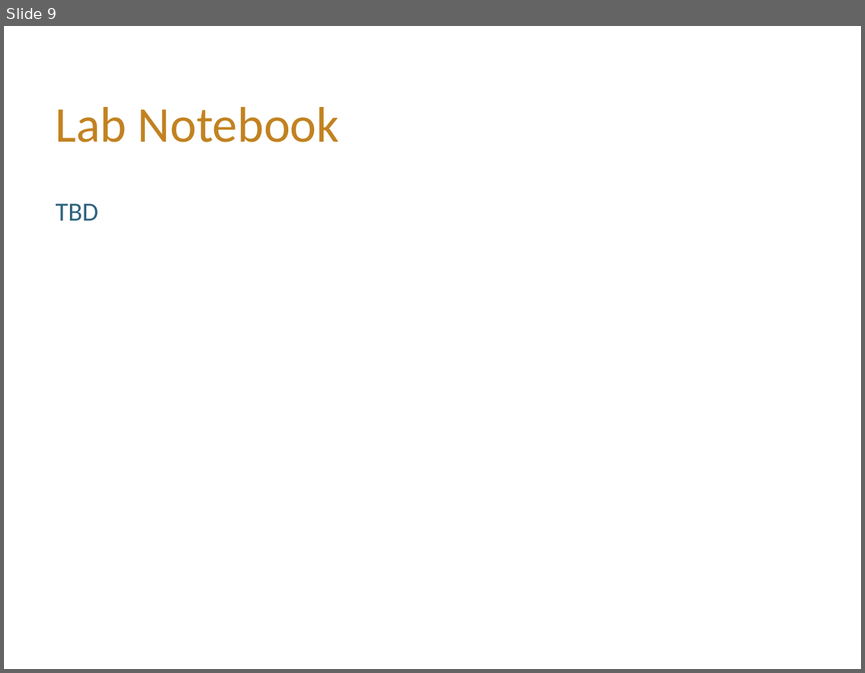
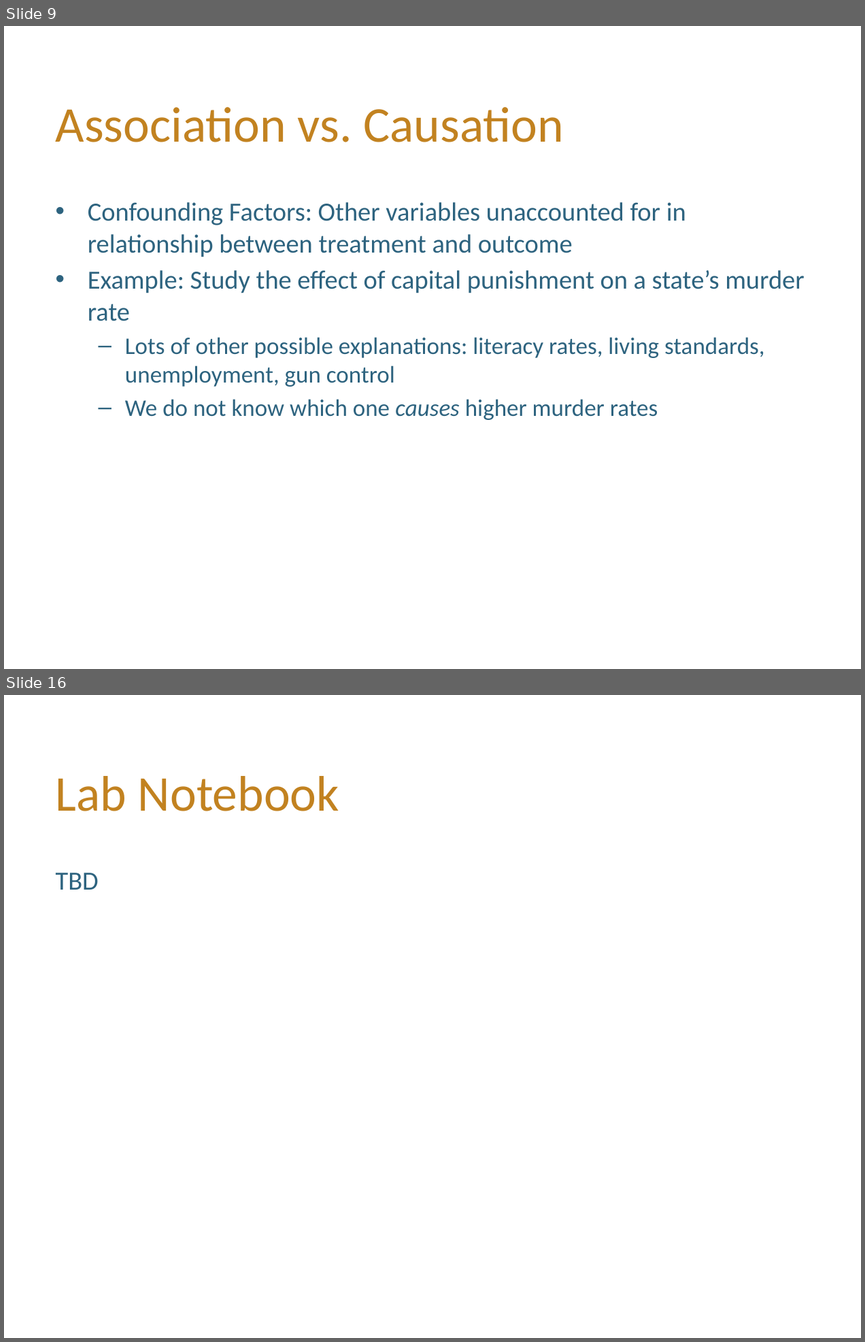
Before and after one commit to hLuo27/teaching, a slide deck: data8/lab2.pptx. Shown one above the other, each under a label of ours: slide 9 before the commit, slides 9 and 16 after it; the slides between them are not shown. The pictures are 865x673 and 865x1342 pixels, drawn with LibreOffice and Linux fonts; fonts in the diff are those of the drawing; background and template pictures are left out. Boxes give left, top, right and bottom in pixels: in the first picture for what was removed or moved away, otherwise in the second. Text is boxed around its words. In the diff, an @@ line names an element or a change of style, - is before the commit and + after.

```diff
--- a/data8/lab2.pptx
+++ b/data8/lab2.pptx
@@ slide 9 added at [4,26,861,669], background #FFFFFF @@
@@ title added at [56,107,564,142], 42 pt, text #C28220 @@
+Association vs. Causation
@@ text added at [88,202,804,420], 22 pt, text #2D637F @@
+• Confounding Factors: Other variables unaccounted for in relationship between treatment and outcome
+• Example: Study the effect of capital punishment on a state’s murder rate
+  – Lots of other possible explanations: literacy rates, living standards, unemployment, gun control
+  – We do not know which one causes higher murder rates
@@ what was slide 9 is now slide 16 @@
```
Also in this commit, not shown: 2 slides changed, 12 other slides added, 6 slides removed.
